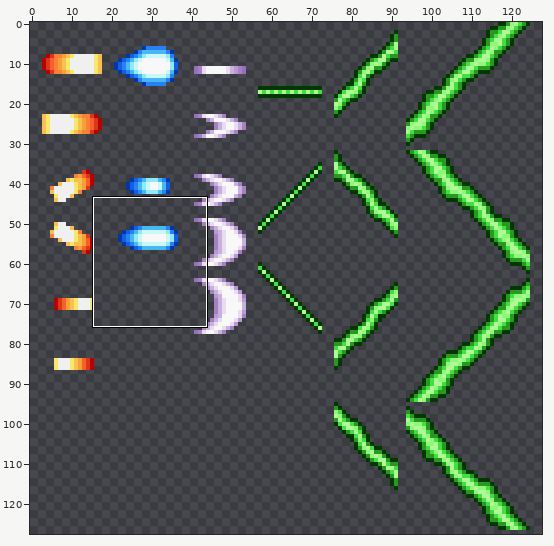
File history of a sprite sheet, Andro dunos 0.1/Game/Images/Ship/laser_types.png. Above, an overview of the earlier version with the close-up marked.
Close-up. Earlier state:
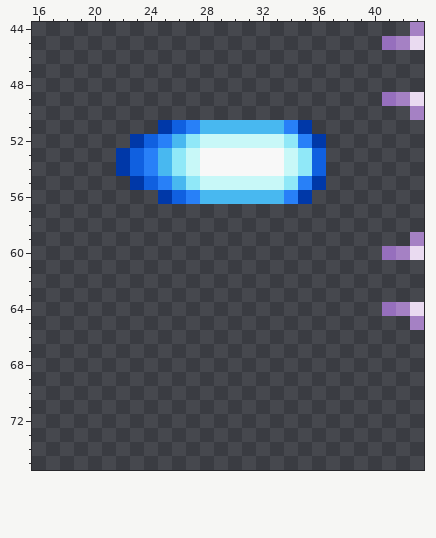
The file is 128x128 pixels. Shown: x 16..43, y 44..75.
Now the later version:
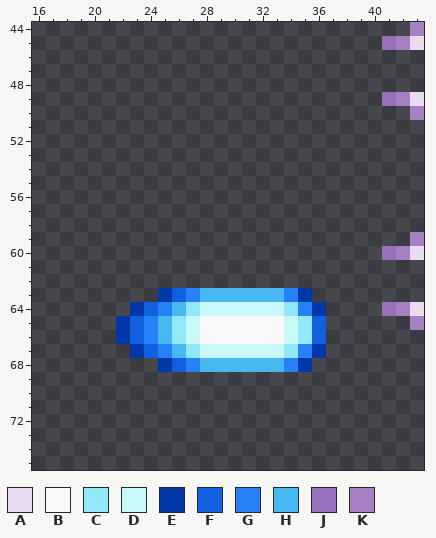
Palette (. is transparent): A #eadbf1  B #f8f8f8  C #90e8f8  D #c8f8f8  E #0038a8  F #1060e0  G #2880f8  H #48b8f0  J #966fbd  K #a581c4
From old to new:
Colour B now appears in rows 65 to 66 at x 28 to 33.
Colour C now appears in row 64 at x 27 and 34; in rows 65 to 66 at x 26 and 35; in row 67 at x 27 and 34.
Colour D now appears in row 64 at x 28 to 33; in rows 65 to 66 at x 27 and 34; in row 67 at x 28 to 33.
Colour E now appears in row 63 at x 25 and 35; in row 64 at x 23 and 36; in rows 65 to 66 at x 22; in row 67 at x 23 and 36; in row 68 at x 25 and 35.
Colour F now appears in row 63 at x 26; in row 64 at x 24; in rows 65 to 66 at x 23 and 36; in row 67 at x 24; in row 68 at x 26.
Colour G now appears in row 63 at x 27 and 34; in row 64 at x 25 and 35; in rows 65 to 66 at x 24; in row 67 at x 25 and 35; in row 68 at x 27 and 34.
Colour H now appears in row 63 at x 28 to 33; in row 64 at x 26; in rows 65 to 66 at x 25; in row 67 at x 26; in row 68 at x 28 to 33.
Colour B is removed in rows 53 to 54 at x 28 to 33.
Colour C is removed in row 52 at x 27 and 34; in rows 53 to 54 at x 26 and 35; in row 55 at x 27 and 34.
Colour D is removed in row 52 at x 28 to 33; in rows 53 to 54 at x 27 and 34; in row 55 at x 28 to 33.
Colour E is removed in row 51 at x 25 and 35; in row 52 at x 23 and 36; in rows 53 to 54 at x 22; in row 55 at x 23 and 36; in row 56 at x 25 and 35.
Colour F is removed in row 51 at x 26; in row 52 at x 24; in rows 53 to 54 at x 23 and 36; in row 55 at x 24; in row 56 at x 26.
Colour G is removed in row 51 at x 27 and 34; in row 52 at x 25 and 35; in rows 53 to 54 at x 24; in row 55 at x 25 and 35; in row 56 at x 27 and 34.
Colour H is removed in row 51 at x 28 to 33; in row 52 at x 26; in rows 53 to 54 at x 25; in row 55 at x 26; in row 56 at x 28 to 33.
